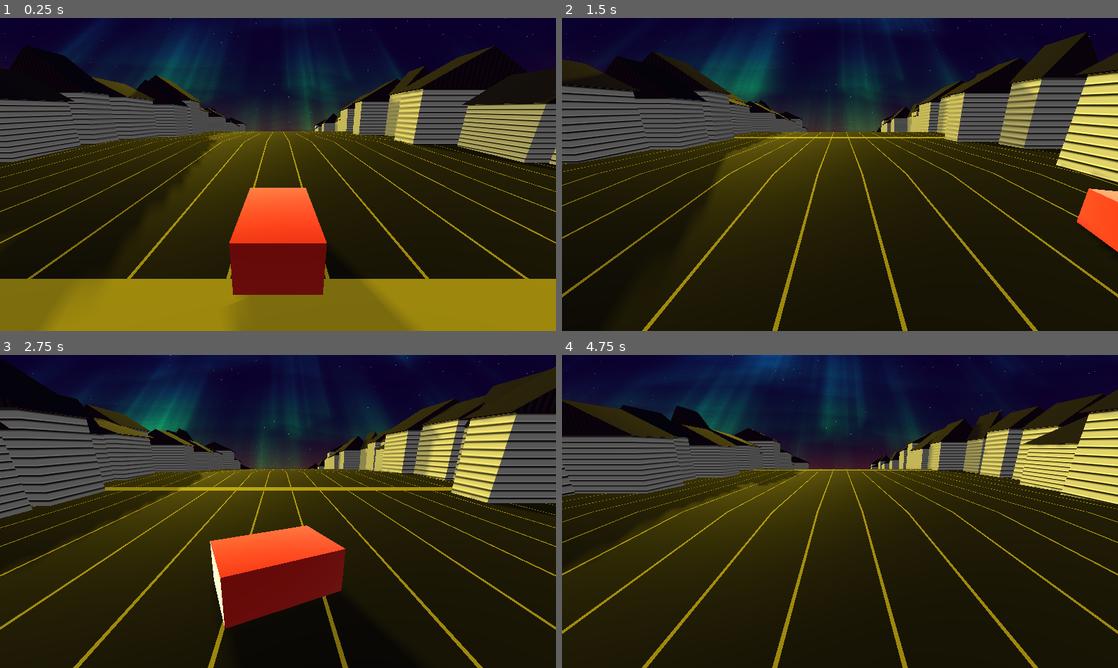
Above: before the commit, frames 1-4 (two rows, left to right).
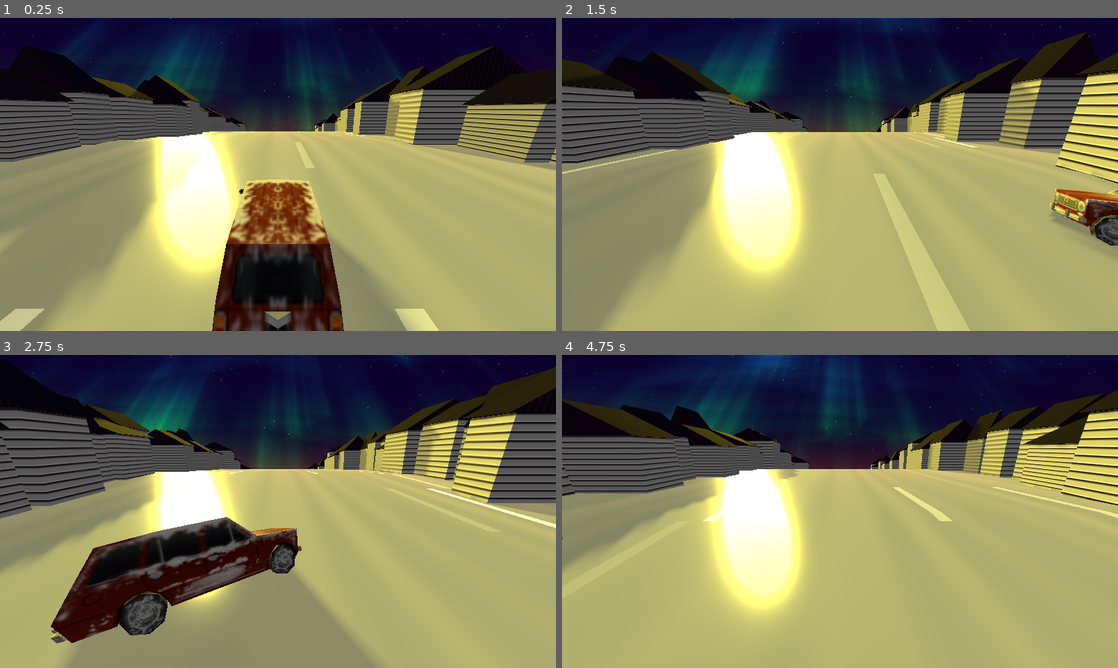
Above: after the commit, the same moments.

Repository: bjornarprytz/waves
Game: Godot game, scene res://main.tscn
The game is run twice, just before and just after one commit, with the same random seed, the same clock (stepped at 60 frames per second) and the same inputs.
Inputs:
- Up to frame 1 (0.25 s): no input
- Up to frame 2 (1.5 s): hold Right (ui_right) 0.53-1.28 s; hold Left (ui_left) from 1.28 s (still down)
- Up to frame 3 (2.75 s): release Left (ui_left) at 2.03 s; hold Right (ui_right) from 2.03 s (still down)
- Up to frame 4 (4.75 s): release Right (ui_right) at 3.53 s; hold Left (ui_left) from 3.53 s (still down)

The runs differ from the first frame. In frame 1, 60% of the frame differs, in the area x 0-100%, y 36-100%; in frame 2, 59%; in frame 3, 57%; in frame 4, 60%.

Commit message:
handling

Diff:
--- a/src/car.gd
+++ b/src/car.gd
@@ -1,5 +1,9 @@
 class_name Car
-extends MeshInstance3D
+extends Node3D
+
+@onready var car: MeshInstance3D = %Car
+@onready var tilt_anchor_left: Node3D = %TiltAnchorLeft
+@onready var tilt_anchor_right: Node3D = %TiltAnchorRight
 
 var left_bound := -1.5
 var right_bound := 1.5
@@ -10,6 +14,7 @@
 const rubber_band_strength := 20.0
 const max_momentum := 6.9
 var momentum := 0.0
+var inertia := 0.0
 
 var acceleration := 15.0
 var deceleration := 10.69
@@ -19,13 +24,15 @@
 	var left_pressed = Input.is_action_pressed("ui_left")
 	var right_pressed = Input.is_action_pressed("ui_right")
 
+	inertia = lerp(inertia, momentum, delta * 5.0)
+
 	if left_pressed:
 		if (momentum > 0.0):
-			momentum -= (deceleration * delta)
+			momentum += inertia * 0.5 * delta
 		momentum -= (acceleration * delta)
 	elif right_pressed:
 		if (momentum < 0.0):
-			momentum += (deceleration * delta)
+			momentum -= inertia * 0.5 * delta
 		momentum += (acceleration * delta)
 	else:
 		momentum = move_toward(momentum, 0.0, delta * deceleration)
@@ -43,3 +50,9 @@
 	# Move self based on momentum
 	self.position.x += momentum * delta
 	self.rotation.y = - momentum * .169
+
+	# Tilt the car based on momentum. Rotate the car around the z axis of the tilt anchors
+	if abs(momentum) < 1.5:
+		car.rotation.z = lerp(car.rotation.z, 0.0, delta * 10.0)
+	else:
+		car.rotation.z = lerp(car.rotation.z, -momentum * 0.069, delta * 10.0)
--- a/src/car.tscn
+++ b/src/car.tscn
@@ -1,21 +1,25 @@
 [gd_scene load_steps=5 format=3 uid="uid://dnlnc82km7nue"]
 
 [ext_resource type="Script" uid="uid://ghdg8kw3r0wl" path="res://car.gd" id="1_7822p"]
-[ext_resource type="Shader" uid="uid://c66d5b73aoxyv" path="res://building.gdshader" id="2_shader"]
+[ext_resource type="ArrayMesh" uid="uid://cgymitcxs8u6v" path="res://assets/img/Car.obj" id="1_k61xc"]
+[ext_resource type="Texture2D" uid="uid://cylxt80vrmuyl" path="res://assets/img/car_snow_red.png" id="2_06lh1"]
 
-[sub_resource type="BoxMesh" id="BoxMesh_h2yge"]
-size = Vector3(0.605, 0.4, 1)
+[sub_resource type="StandardMaterial3D" id="StandardMaterial3D_td361"]
+albedo_texture = ExtResource("2_06lh1")
 
-[sub_resource type="ShaderMaterial" id="ShaderMaterial_car"]
-render_priority = 0
-shader = ExtResource("2_shader")
-shader_parameter/edge_color = Color(0.99051315, 0.46834642, 0.41103393, 1)
-shader_parameter/base_color = Color(0.905882, 0.14902, 0.133333, 1)
-shader_parameter/edge_thickness = 0.3
-shader_parameter/edge_glow = 2.5
+[node name="CarAnchor" type="Node3D"]
+script = ExtResource("1_7822p")
 
-[node name="Car" type="MeshInstance3D"]
-transform = Transform3D(1, 0, 0, 0, 0.99999994, 0, 0, 0, 0.99999994, 0, 0, 0)
-mesh = SubResource("BoxMesh_h2yge")
-surface_material_override/0 = SubResource("ShaderMaterial_car")
-script = ExtResource("1_7822p")
+[node name="Car" type="MeshInstance3D" parent="."]
+unique_name_in_owner = true
+transform = Transform3D(-0.29999998, 0, 4.5298737e-08, 0, 0.29999998, 0, -4.5298737e-08, 0, -0.29999998, 0, 0, 0)
+mesh = ExtResource("1_k61xc")
+surface_material_override/0 = SubResource("StandardMaterial3D_td361")
+
+[node name="TiltAnchorLeft" type="Node3D" parent="."]
+unique_name_in_owner = true
+transform = Transform3D(-0.29999998, 0, 2.6226832e-08, 0, 0.29999998, 0, -2.6226832e-08, 0, -0.29999998, -0.2543087, 0, 0)
+
+[node name="TiltAnchorRight" type="Node3D" parent="."]
+unique_name_in_owner = true
+transform = Transform3D(-0.29999998, 0, 2.6226832e-08, 0, 0.29999998, 0, -2.6226832e-08, 0, -0.29999998, 0.29700518, 0, 0)
--- a/src/ground.gdshader
+++ b/src/ground.gdshader
@@ -1,57 +1,63 @@
 shader_type spatial;
 
-uniform vec3 road_color : source_color = vec3(0.1, 0.1, 0.1);
-uniform vec3 sidewalk_color : source_color = vec3(0.3, 0.3, 0.3);
-uniform vec3 line_color : source_color = vec3(1.0, 1.0, 0.0);
-uniform vec3 grid_color : source_color = vec3(0.0, 1.0, 1.0);
-uniform float line_repeat = 4.0;
-uniform float sidewalk_width = 0.2;
-uniform float line_width = 0.05;
-uniform float scroll_speed = 0.5;
-uniform float time_offset;
-uniform float grid_intensity : hint_range(0.0, 1.0) = 0.3;
-uniform float grid_scale = 20.0;
-uniform float edge_glow : hint_range(0.0, 2.0) = 0.5;
+uniform vec3 snow_color : source_color = vec3(0.95, 0.95, 1.0);
+uniform vec3 snow_shadow : source_color = vec3(0.7, 0.75, 0.85);
+uniform vec3 track_color : source_color = vec3(0.8, 0.82, 0.9);
+uniform float track_width : hint_range(0.1, 0.5) = 0.3;
+uniform float drift_scale : hint_range(5.0, 30.0) = 15.0;
+uniform float sparkle_amount : hint_range(0.0, 1.0) = 0.3;
+
+// Hash function
+float hash(vec2 p) {
+    return fract(sin(dot(p, vec2(127.1, 311.7))) * 43758.5453);
+}
+
+// Noise function
+float noise(vec2 p) {
+    vec2 i = floor(p);
+    vec2 f = fract(p);
+    f = f * f * (3.0 - 2.0 * f);
+
+    float a = hash(i);
+    float b = hash(i + vec2(1.0, 0.0));
+    float c = hash(i + vec2(0.0, 1.0));
+    float d = hash(i + vec2(1.0, 1.0));
+
+    return mix(mix(a, b, f.x), mix(c, d, f.x), f.y);
+}
 
 void fragment() {
     vec2 uv = UV;
+    float u = fract(uv.x);
 
-    // Split road and sidewalks across X (U axis)
-    float u = fract(uv.x); // repeat across the circumference
-    float v = fract(uv.y * line_repeat); // repeating pattern along road
+    // Base snow color
+    vec3 color = snow_color;
 
-    // Define the central road section
-    float left_sidewalk = sidewalk_width;
-    float right_sidewalk = 1.0 - sidewalk_width;
+    // Snow drifts (subtle height variation)
+    float drift = noise(uv * drift_scale);
+    drift += noise(uv * drift_scale * 2.0) * 0.5;
+    color = mix(snow_shadow, snow_color, drift);
 
-    vec3 color = road_color;
+    // Tire/ski tracks down the middle
+    float center_dist = abs(u - 0.5);
+    float left_track = smoothstep(0.2, 0.18, abs(u - 0.35));
+    float right_track = smoothstep(0.2, 0.18, abs(u - 0.65));
+    float tracks = max(left_track, right_track);
 
-    // Add grid pattern to road
-    vec2 grid_uv = uv * grid_scale;
-    float grid_x = abs(fract(grid_uv.x) - 0.5);
-    float grid_y = abs(fract(grid_uv.y) - 0.5);
-    float grid = step(0.48, max(grid_x, grid_y));
+    // Add track texture
+    float track_noise = noise(uv * vec2(5.0, 100.0));
+    vec3 track_detail = mix(track_color, snow_shadow, track_noise);
+    color = mix(color, track_detail, tracks);
 
-    if (u < left_sidewalk || u > right_sidewalk) {
-        // Sidewalk region with grid
-        color = mix(sidewalk_color, grid_color, grid * grid_intensity * 0.5);
-    } else {
-        // Road with grid
-        color = mix(road_color, grid_color, grid * grid_intensity);
+    // Ice sparkles
+    float sparkle = hash(floor(uv * 200.0));
+    sparkle = step(1.0 - sparkle_amount * 0.1, sparkle);
+    sparkle *= hash(floor(uv * 200.0) + vec2(1.3, 2.7));
 
-        // Road lane lines (e.g., dashed center)
-        float line = step(0.5 - line_width * 0.5, abs(u - 0.5));
-        float dash = step(0.9, v); // dashed pattern
-        if (line < 1.0 && dash > 0.5) {
-            color = mix(color, line_color, 1.0);
-        }
-    }
-
-    // Add edge glow at sidewalk boundaries
-    float edge_dist = min(abs(u - left_sidewalk), abs(u - right_sidewalk));
-    float edge_mask = smoothstep(0.02, 0.0, edge_dist);
-    color = mix(color, line_color, edge_mask * edge_glow);
+    color += vec3(sparkle * 0.5);
 
     ALBEDO = color;
-    EMISSION = grid_color * grid * grid_intensity * 0.5 + line_color * edge_mask * edge_glow;
+    EMISSION = vec3(sparkle * sparkle_amount);
+    ROUGHNESS = 0.3;
+    METALLIC = 0.0;
 }
--- a/src/main.gd
+++ b/src/main.gd
@@ -1,4 +1,4 @@
 extends Node3D
 
-@onready var ground: MeshInstance3D = %Ground
-@onready var car: MeshInstance3D = %Car
+@onready var ground: Ground = %Ground
+@onready var car: Car = %Car
--- a/src/main.tscn
+++ b/src/main.tscn
@@ -39,7 +39,7 @@
 
 [node name="Car" parent="." instance=ExtResource("3_h2yge")]
 unique_name_in_owner = true
-transform = Transform3D(1, 0, 0, 0, 0.99999994, 0, 0, 0, 0.99999994, 0, -0.961, -1.59)
+transform = Transform3D(1, 0, 0, 0, 0.99747795, -0.07097516, 0, 0.07097516, 0.99747795, 0, -1.2248427, -1.59)
 
 [node name="Aurora" parent="." instance=ExtResource("5_aurora")]
 transform = Transform3D(1000.00006, 0, 0, 0, 65.23367, 75.79295, 0, -75.79295, 65.23367, 0, 35.249466, -167.2198)
Not shown, added: src/assets/img/Car.obj
Not shown, added: src/assets/img/Car.obj.import
Binary file added: src/assets/img/car_snow_red.png
Not shown, added: src/assets/img/car_snow_red.png.import
Not shown, changed: readme.md
